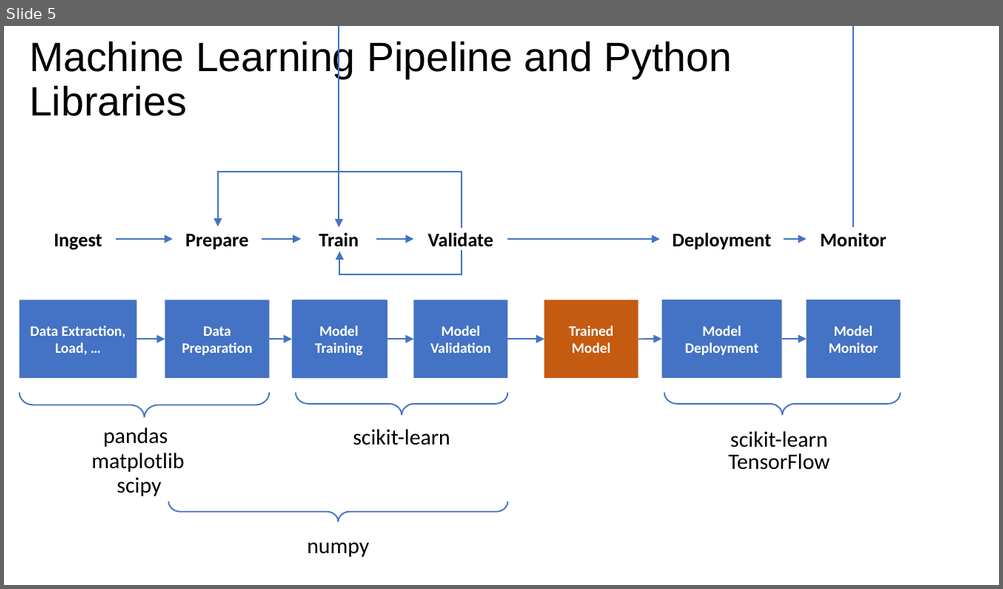
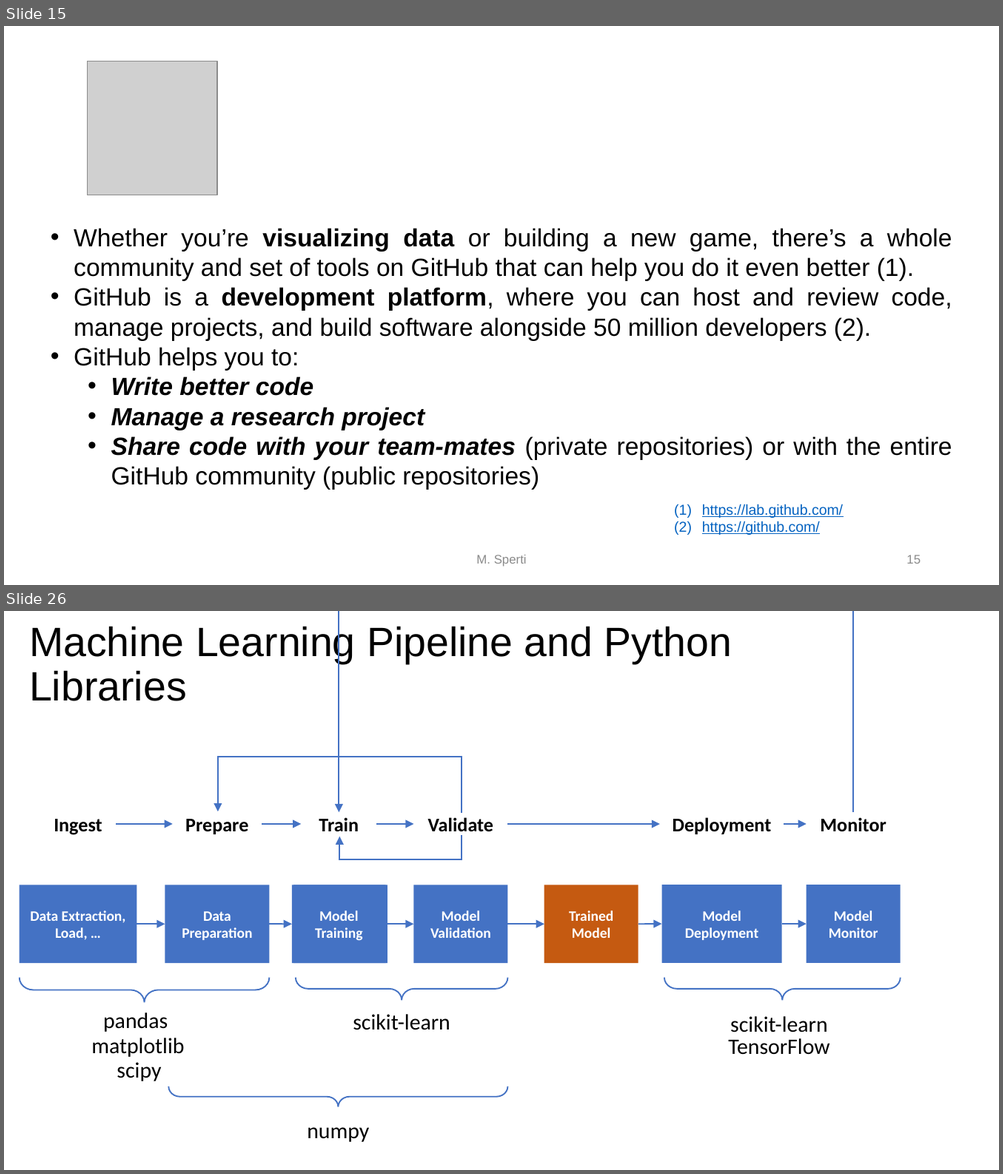
Before and after one commit to toelt-llc/MSCA-ITN-PARENT, a slide deck: DETERMINED2022/Python and scikit-learn/DETERMINED2022-toelt-Introduction Python and Scikit-learn.pptx. Shown one above the other, each under a label of ours: slide 5 before the commit, slides 15 and 26 after it; the slides between them are not shown. The pictures are 1003x589 and 1003x1174 pixels, drawn with LibreOffice and Linux fonts; fonts in the diff are those of the drawing; grey boxes stand for pictures; background and template pictures are left out. Boxes give left, top, right and bottom in pixels: in the first picture for what was removed or moved away, otherwise in the second. Text is boxed around its words. In the diff, an @@ line names an element or a change of style, - is before the commit and + after.

```diff
--- a/DETERMINED2022/Python and scikit-learn/DETERMINED2022-toelt-Introduction Python and Scikit-learn.pptx
+++ b/DETERMINED2022/Python and scikit-learn/DETERMINED2022-toelt-Introduction Python and Scikit-learn.pptx
@@ slide 15 added at box(4, 26, 999, 585), background #FFFFFF @@
@@ picture added at box(88, 62, 218, 196) @@
@@ text added at box(74, 228, 952, 489), 18 pt, text #000000 @@
+• Whether you’re visualizing data or building a new game, there’s a whole community and set of tools on GitHub that can help you do it even better (1).
+• GitHub is a development platform, where you can host and review code, manage projects, and build software alongside 50 million developers (2).
+• GitHub helps you to:
+  • Write better code
+  • Manage a research project
+  • Share code with your team-mates (private repositories) or with the entire GitHub community (public repositories)
@@ text added at box(702, 504, 842, 535), 10.5 pt, text #0563C1, underline @@
+(1) https://lab.github.com/
+(2) https://github.com/
@@ text added at box(476, 555, 526, 567), 9 pt, text #8C8C8C @@
+M. Sperti
@@ page number added at box(906, 555, 920, 564), 9 pt, text #8C8C8C @@
+15
@@ what was slide 5 is now slide 26 @@
```
Also in this commit, not shown: 3 slides changed, 32 other slides added, 3 slides removed, 1 other file.
